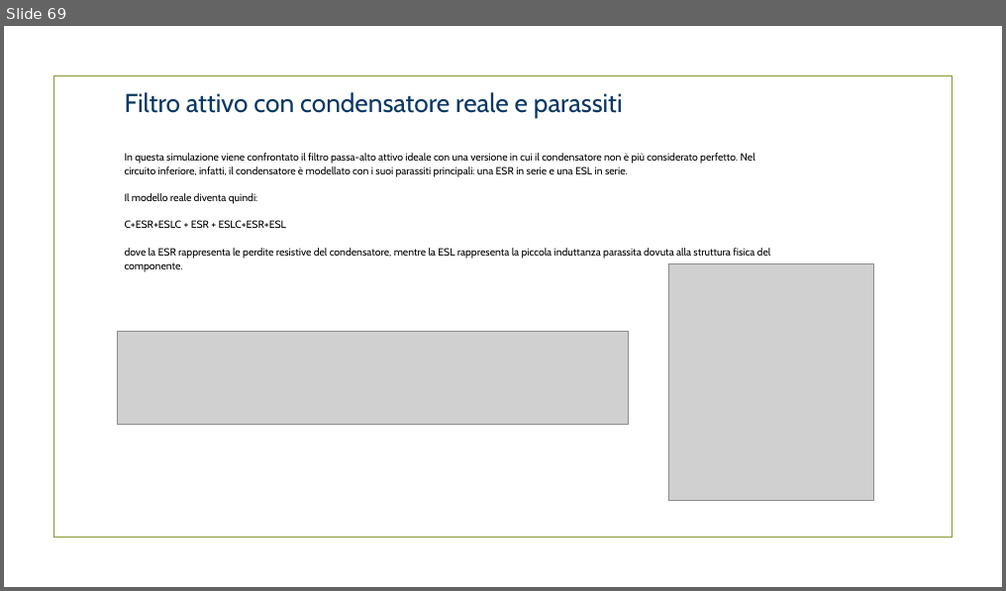
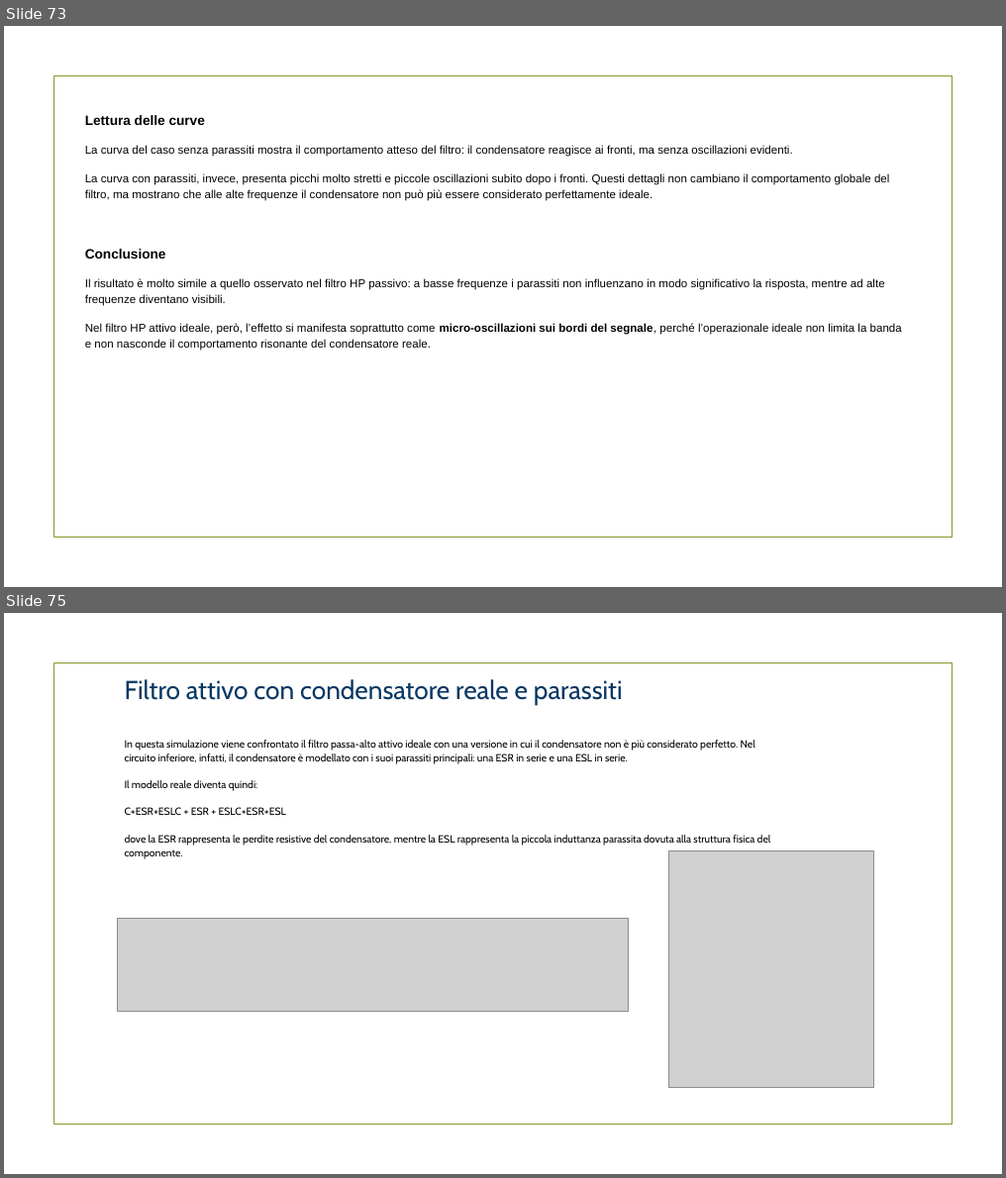
Before and after one commit to RiccardoSC2050/Progetto-sistemi-elettronici, a slide deck: presentazione/demoCompleta.pptx. Shown one above the other, each under a label of ours: slide 69 before the commit, slides 73 and 75 after it; the slides between them are not shown. The pictures are 1006x591 and 1006x1178 pixels, drawn with LibreOffice and Linux fonts; fonts in the diff are those of the drawing; grey boxes stand for pictures; background and template pictures are left out. Boxes give left, top, right and bottom in pixels: in the first picture for what was removed or moved away, otherwise in the second. Text is boxed around its words. In the diff, an @@ line names an element or a change of style, - is before the commit and + after.

```diff
--- a/presentazione/demoCompleta.pptx
+++ b/presentazione/demoCompleta.pptx
@@ slide 73 added at (x1=4, y1=26, x2=1002, y2=587), background picture (left out); not listed: 1 template element that a slide beside it also shows @@
@@ text added at (x1=85, y1=115, x2=902, y2=351), 11 pt, text #000000 @@
+Lettura delle curve
+La curva del caso senza parassiti mostra il comportamento atteso del filtro: il condensatore reagisce ai fronti, ma senza oscillazioni evidenti.
+La curva con parassiti, invece, presenta picchi molto stretti e piccole oscillazioni subito dopo i fronti. Questi dettagli non cambiano il comportamento globale del filtro, ma mostrano che alle alte frequenze il condensatore non può più essere considerato perfettamente ideale.
+Conclusione
+Il risultato è molto simile a quello osservato nel filtro HP passivo: a basse frequenze i parassiti non influenzano in modo significativo la risposta, mentre ad alte frequenze diventano visibili.
+Nel filtro HP attivo ideale, però, l’effetto si manifesta soprattutto come micro-oscillazioni sui bordi del segnale, perché l’operazionale ideale non limita la banda e non nasconde il comportamento risonante del condensatore reale.
@@ what was slide 69 is now slide 75 @@
```
Also in this commit, not shown: 19 slides changed, 40 other slides added, 2 slides removed.
